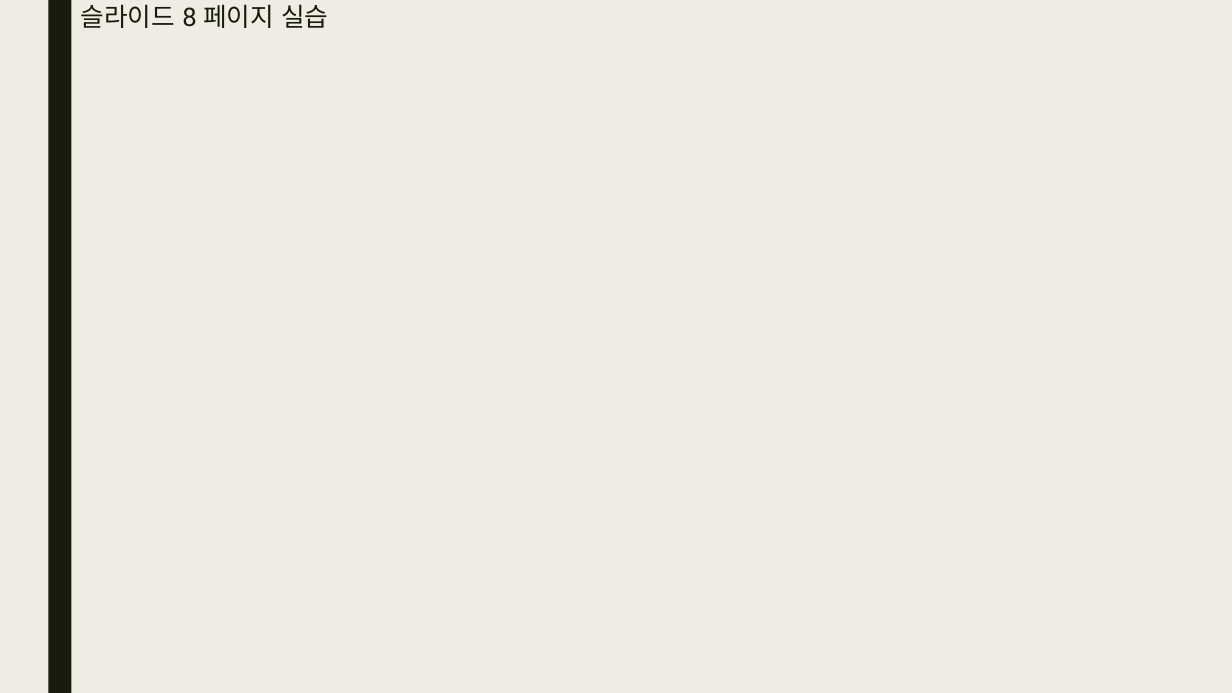
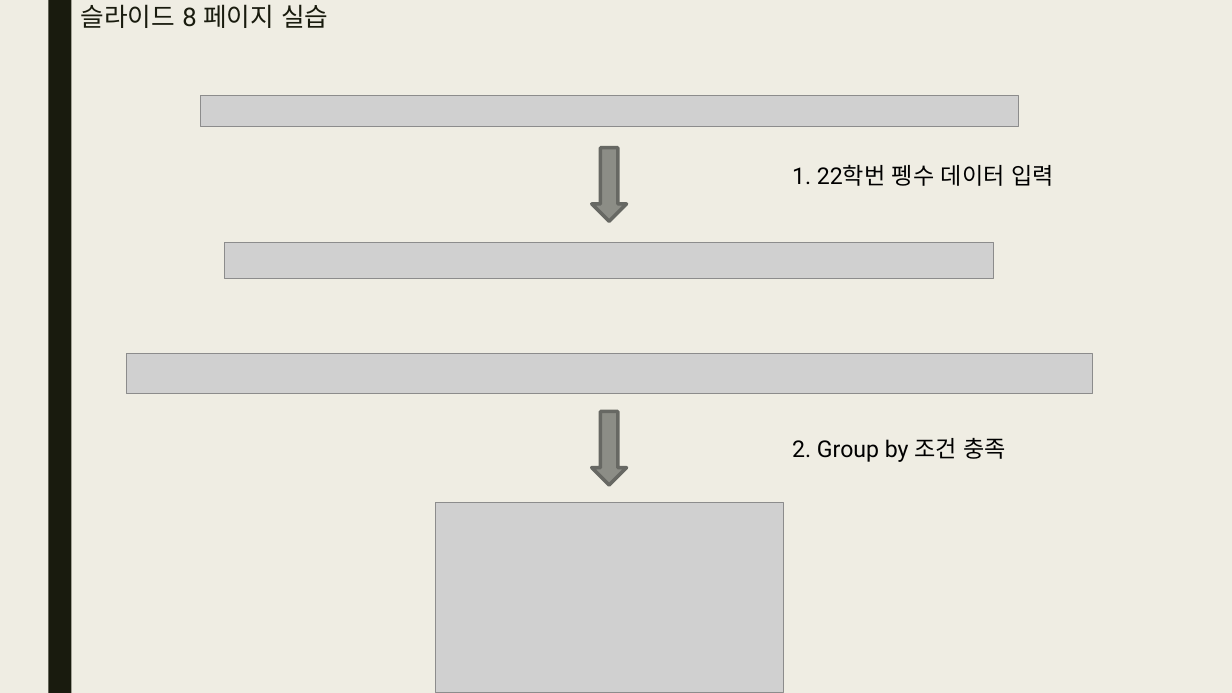
Before and after one commit to bino0130/politec-database, a slide deck: slide 22 of 데이터베이스프로그래밍 과제/20230518 데이터베이스 3강 과제 남정현.pptx. Drawn at 1232x693 pixels with LibreOffice and Linux fonts; fonts in the diff are those of the drawing; grey boxes stand for pictures. Boxes give left, top, right and bottom in pixels: in the first picture for what was removed or moved away, otherwise in the second. Text is boxed around its words. In the diff, an @@ line names an element or a change of style, - is before the commit and + after.

Commit message:
Update 20230518 데이터베이스 3강 과제 남정현.pptx
DB 3강 ppt 과제 업데이트

```diff
--- a/데이터베이스프로그래밍 과제/20230518 데이터베이스 3강 과제 남정현.pptx
+++ b/데이터베이스프로그래밍 과제/20230518 데이터베이스 3강 과제 남정현.pptx
@@ picture added at [201,96,1019,127] @@
@@ down arrow added at [592,148,627,222], fill #8C8D86, outline #686863 2.75 pt @@
@@ text added at [792,164,1054,186], 18 pt, text #000000 @@
+1. 22학번 펭수 데이터 입력
@@ picture added at [225,242,994,279] @@
@@ picture added at [127,354,1092,395] @@
@@ down arrow added at [592,411,627,485], fill #8C8D86, outline #686863 2.75 pt @@
@@ text added at [792,438,1006,462], 18 pt, text #000000 @@
+2. Group by 조건 충족
@@ picture added at [435,503,784,693] @@
```
Also in this commit, not shown: 12 other slides changed, 35 slides added.
